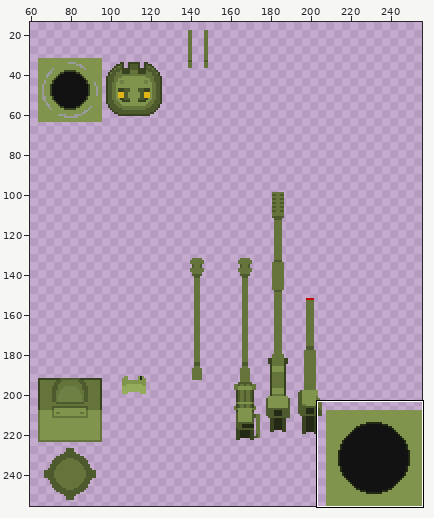
A sprite sheet gets an edit: assets/blocks_ussr.png. Above, an overview of the earlier version with the close-up marked.
Close-up. Earlier state:
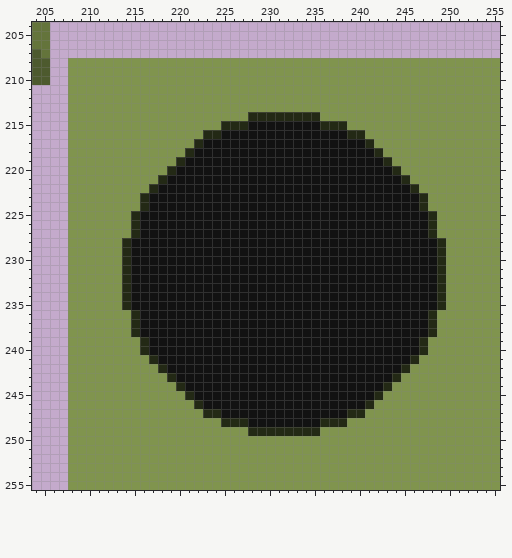
The file is 256x256 pixels. Shown: x 204..255, y 204..255. The wide view leaves out empty margins. The commit also changed other parts of the picture, which this record leaves out.
After:
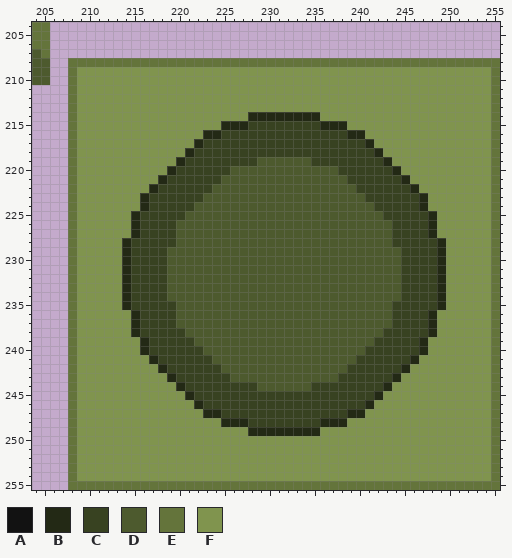
Palette (. is transparent): A #121212  B #232915  C #384221  D #4d5a2e  E #64743b  F #80944e
Edits made:
Changed rows in their new state; - is an unchanged pixel.
first column x 208:
208 EEEEEEEEEEEEEEEEEEEEEEEEEEEEEEEEEEEEEEEEEEEEEEEE
209 E----------------------------------------------E
210 E----------------------------------------------E
211 E----------------------------------------------E
212 E----------------------------------------------E
213 E----------------------------------------------E
214 E----------------------------------------------E
215 E-------------------CCCCCCCC-------------------E
216 E----------------CCCCCCCCCCCCCC----------------E
217 E--------------CCCCCCCCCCCCCCCCCC--------------E
218 E-------------CCCCCCCCCCCCCCCCCCCC-------------E
219 E------------CCCCCCCCDDDDDDCCCCCCCC------------E
220 E-----------CCCCCCDDDDDDDDDDDDCCCCCC-----------E
221 E----------CCCCCCDDDDDDDDDDDDDDCCCCCC----------E
222 E---------CCCCCCDDDDDDDDDDDDDDDDCCCCCC---------E
223 E--------CCCCCCDDDDDDDDDDDDDDDDDDCCCCCC--------E
224 E--------CCCCCDDDDDDDDDDDDDDDDDDDDCCCCC--------E
225 E-------CCCCCDDDDDDDDDDDDDDDDDDDDDDCCCCC-------E
226 E-------CCCCDDDDDDDDDDDDDDDDDDDDDDDDCCCC-------E
227 E-------CCCCDDDDDDDDDDDDDDDDDDDDDDDDCCCC-------E
228 E------CCCCCDDDDDDDDDDDDDDDDDDDDDDDDCCCCC------E
229 E------CCCCDDDDDDDDDDDDDDDDDDDDDDDDDDCCCC------E
230 E------CCCCDDDDDDDDDDDDDDDDDDDDDDDDDDCCCC------E
231 E------CCCCDDDDDDDDDDDDDDDDDDDDDDDDDDCCCC------E
232 E------CCCCDDDDDDDDDDDDDDDDDDDDDDDDDDCCCC------E
233 E------CCCCDDDDDDDDDDDDDDDDDDDDDDDDDDCCCC------E
234 E------CCCCDDDDDDDDDDDDDDDDDDDDDDDDDDCCCC------E
235 E------CCCCCDDDDDDDDDDDDDDDDDDDDDDDDCCCCC------E
236 E-------CCCCDDDDDDDDDDDDDDDDDDDDDDDDCCCC-------E
237 E-------CCCCDDDDDDDDDDDDDDDDDDDDDDDDCCCC-------E
238 E-------CCCCCDDDDDDDDDDDDDDDDDDDDDDCCCCC-------E
239 E--------CCCCCDDDDDDDDDDDDDDDDDDDDCCCCC--------E
240 E--------CCCCCCDDDDDDDDDDDDDDDDDDCCCCCC--------E
241 E---------CCCCCCDDDDDDDDDDDDDDDDCCCCCC---------E
242 E----------CCCCCCDDDDDDDDDDDDDDCCCCCC----------E
243 E-----------CCCCCCDDDDDDDDDDDDCCCCCC-----------E
244 E------------CCCCCCCCDDDDDDCCCCCCCC------------E
245 E-------------CCCCCCCCCCCCCCCCCCCC-------------E
246 E--------------CCCCCCCCCCCCCCCCCC--------------E
247 E----------------CCCCCCCCCCCCCC----------------E
248 E-------------------CCCCCCCC-------------------E
249 E----------------------------------------------E
250 E----------------------------------------------E
251 E----------------------------------------------E
252 E----------------------------------------------E
253 E----------------------------------------------E
254 E----------------------------------------------E
255 EEEEEEEEEEEEEEEEEEEEEEEEEEEEEEEEEEEEEEEEEEEEEEEE
